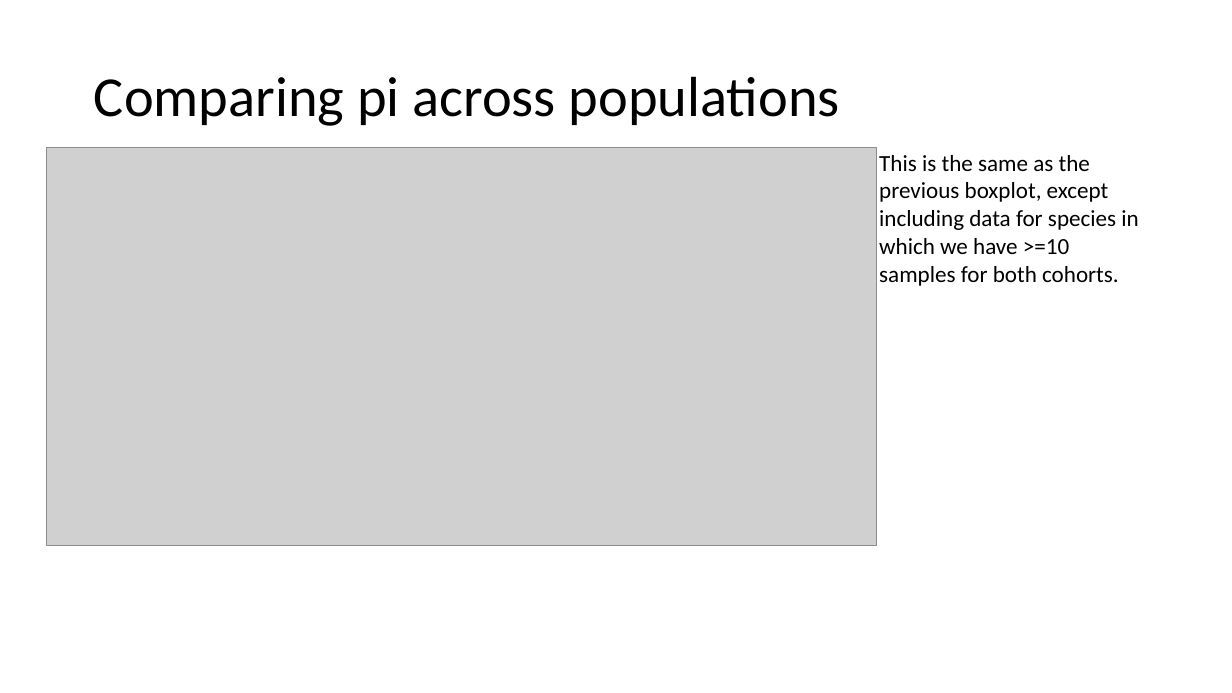
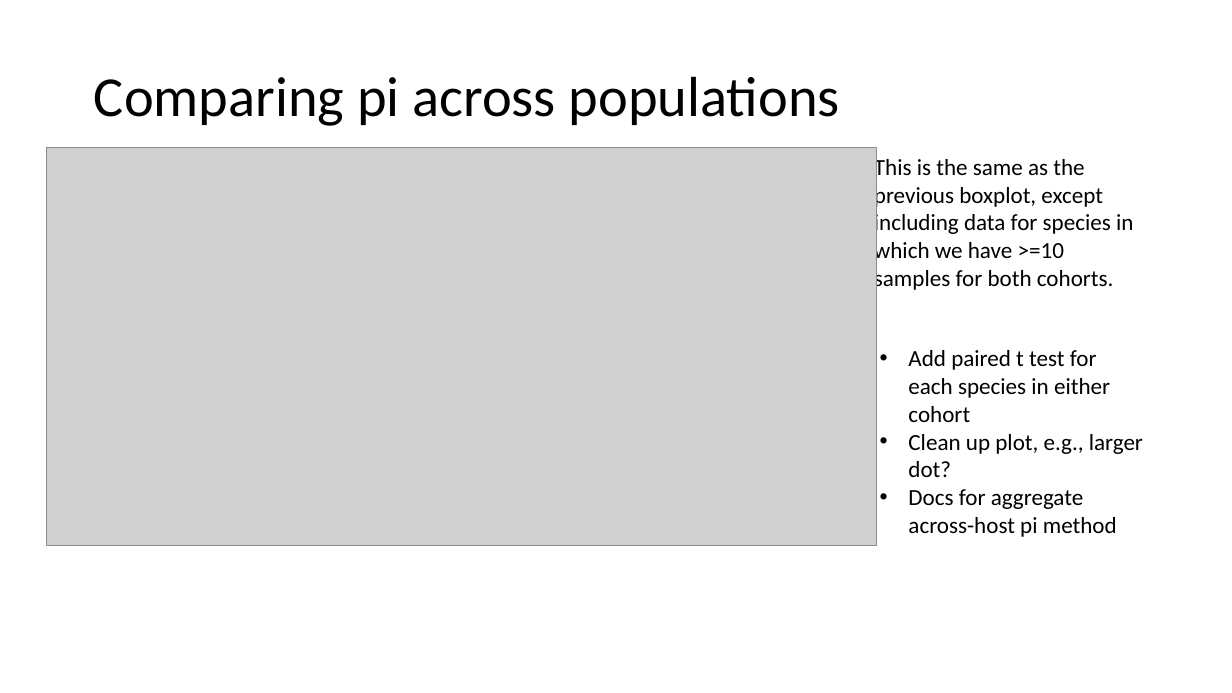
Before and after one commit to jon-mah/demo_for_ccgb, a slide deck: slide 8 of Summary/20211208_microbiome_demographic_slides.pptx. Drawn at 1232x693 pixels with LibreOffice and Linux fonts; fonts in the diff are those of the drawing; grey boxes stand for pictures. Boxes give left, top, right and bottom in pixels: in the first picture for what was removed or moved away, otherwise in the second. Text is boxed around its words. In the diff, an @@ line names an element or a change of style, - is before the commit and + after.

```diff
--- a/Summary/20211208_microbiome_demographic_slides.pptx
+++ b/Summary/20211208_microbiome_demographic_slides.pptx
@@ text "This is the same as ..." rewrapped from (879, 155, 1138, 286) to (874, 155, 1133, 292) @@
@@ text added at (908, 350, 1143, 537), 18 pt, text #000000 @@
+• Add paired t test for each species in either cohort
+• Clean up plot, e.g., larger dot?
+• Docs for aggregate across-host pi method
```
Also in this commit, not shown: 1 slide added, 17 other files.
